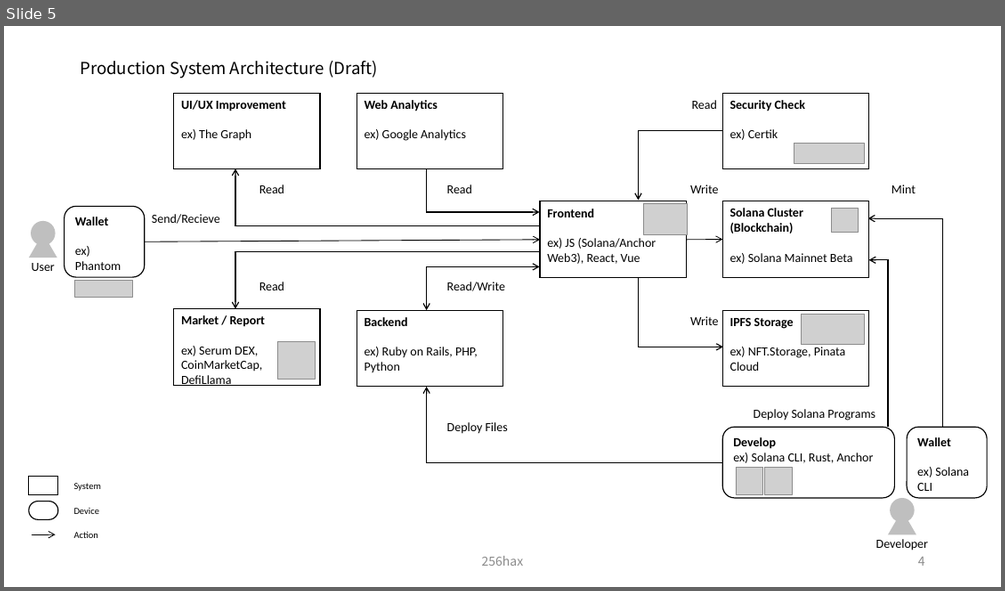
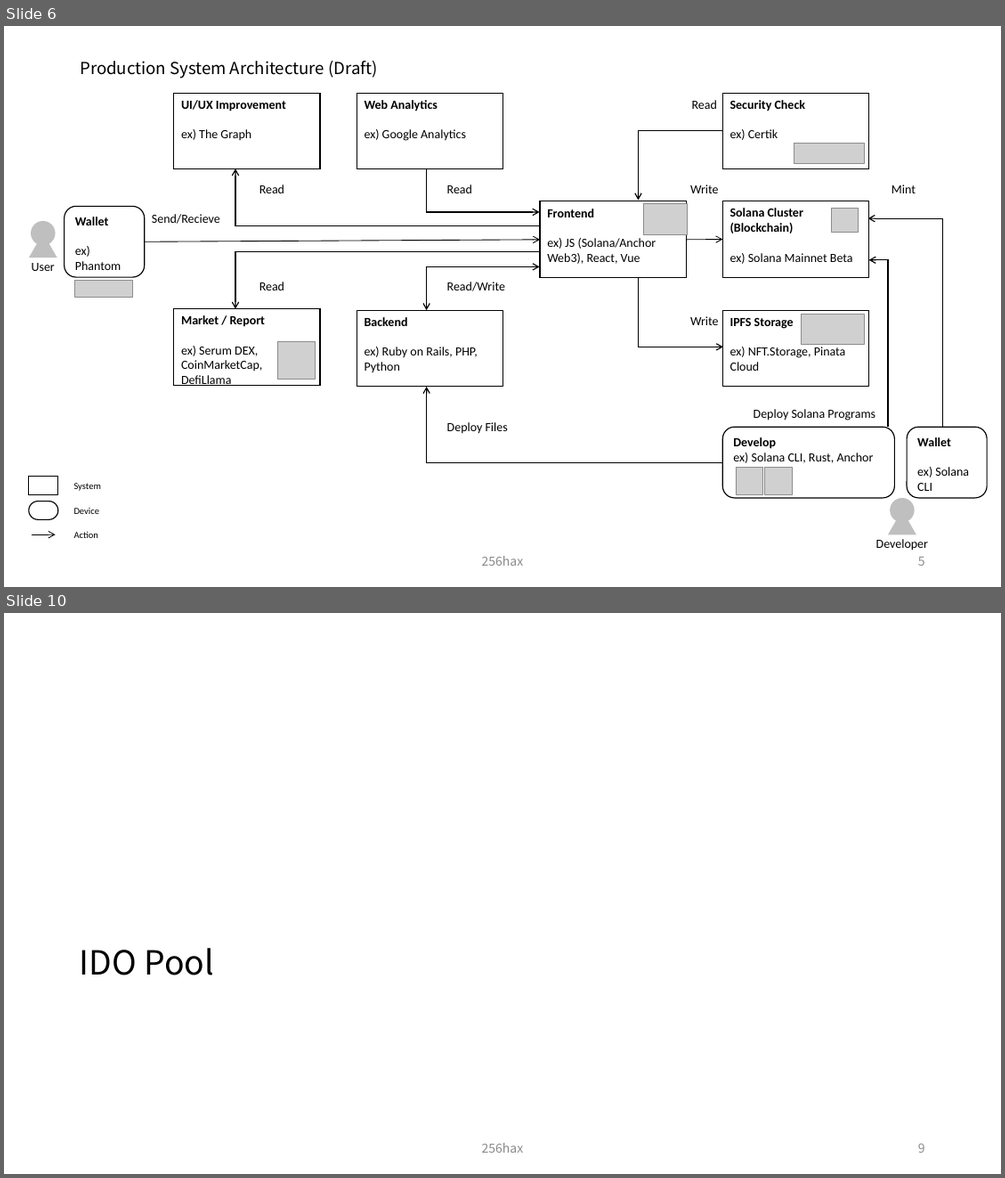
Before and after one commit to SmartGru25/Solana-React-Minimal, a slide deck: docs/Solana_Blockchain_Outline_Figure.pptx. Shown one above the other, each under a label of ours: slide 5 before the commit, slides 6 and 10 after it; the slides between them are not shown. The pictures are 1005x591 and 1005x1178 pixels, drawn with LibreOffice and Linux fonts; fonts in the diff are those of the drawing; grey boxes stand for pictures. Boxes give left, top, right and bottom in pixels: in the first picture for what was removed or moved away, otherwise in the second. Text is boxed around its words. In the diff, an @@ line names an element or a change of style, - is before the commit and + after.

```diff
--- a/docs/Solana_Blockchain_Outline_Figure.pptx
+++ b/docs/Solana_Blockchain_Outline_Figure.pptx
@@ slide 10 added at [4,613,1001,1174], background #FFFFFF @@
@@ title added at [80,948,215,975], 32 pt, text #000000 @@
+IDO Pool
@@ text added at [482,1143,524,1152], 12 pt, text #8C8C8C @@
+256hax
@@ page number added at [918,1143,925,1152], 12 pt, text #8C8C8C @@
+9
@@ what was slide 5 is now slide 6 @@
@@ page number at [918,556,925,565]: text changed @@
-4
+5
```
Also in this commit, not shown: 3 slides changed, 3 other slides added, 1 other file.
